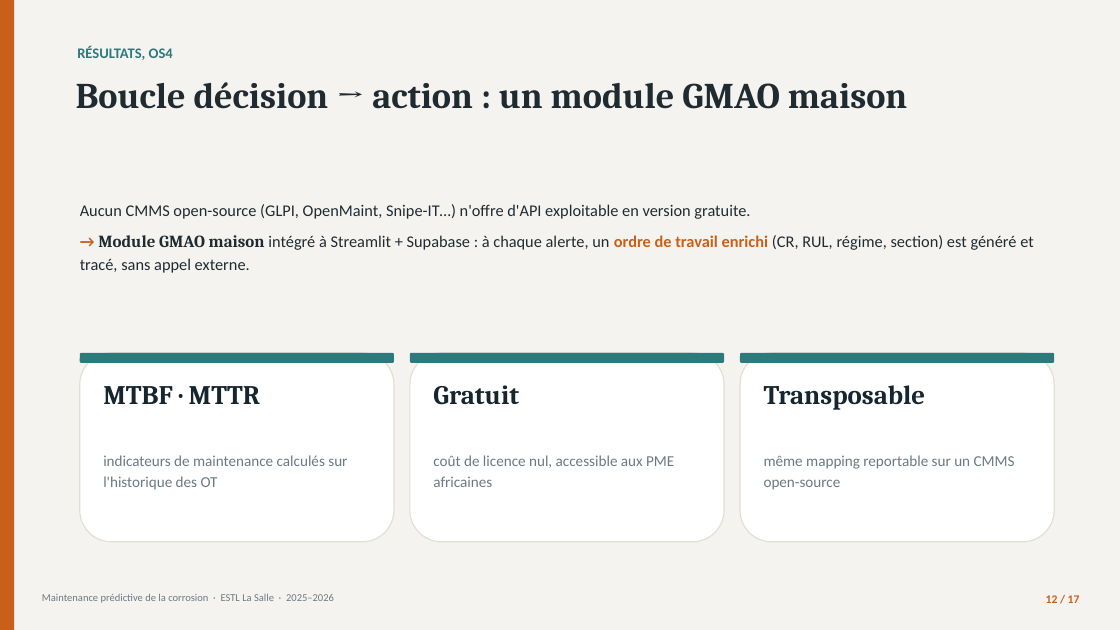
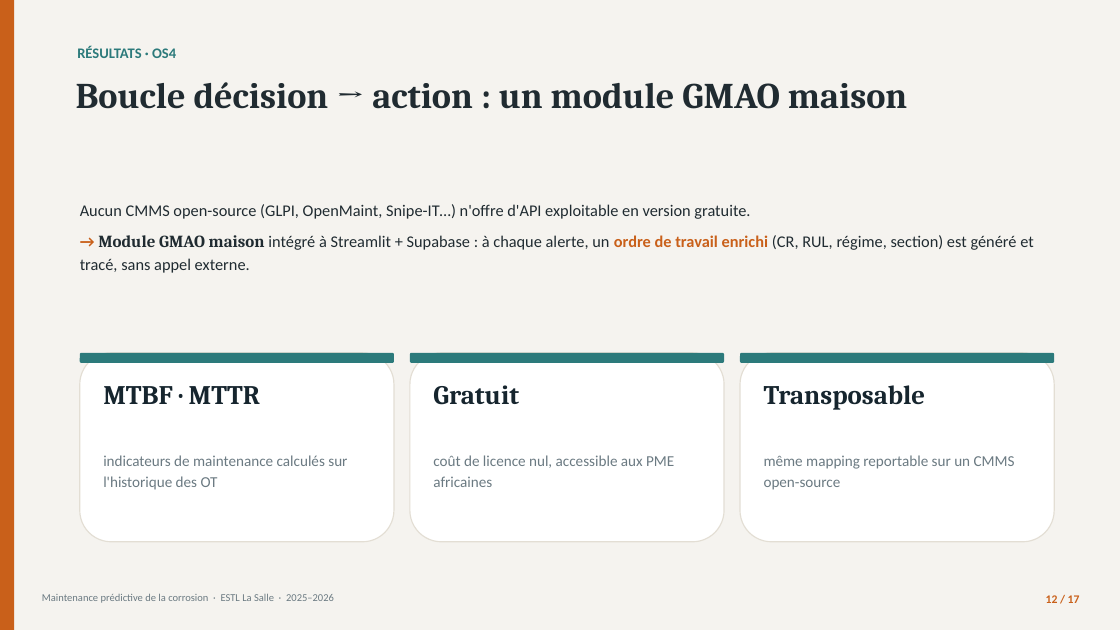
Before and after one commit to londola13/predictive-maintenance-corrosion, a slide deck: slide 12 of soutenance/Soutenance_Corrosion_BATOUMBI.pptx. Drawn at 1120x630 pixels with LibreOffice and Linux fonts; fonts in the diff are those of the drawing. Boxes give left, top, right and bottom in pixels: in the first picture for what was removed or moved away, otherwise in the second. Text is boxed around its words. In the diff, an @@ line names an element or a change of style, - is before the commit and + after.

```diff
--- a/soutenance/Soutenance_Corrosion_BATOUMBI.pptx
+++ b/soutenance/Soutenance_Corrosion_BATOUMBI.pptx
@@ text at (77,45,176,58): text changed @@
-RÉSULTATS, OS4
+RÉSULTATS · OS4
```
Also in this commit, not shown: 8 other slides changed, 1 other file.
